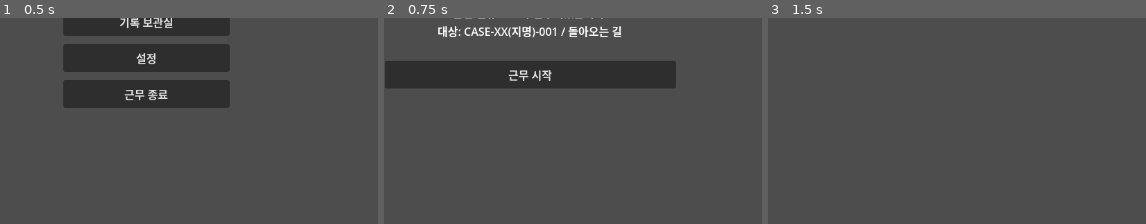
Above: before the commit, frames 1-3 (left to right).
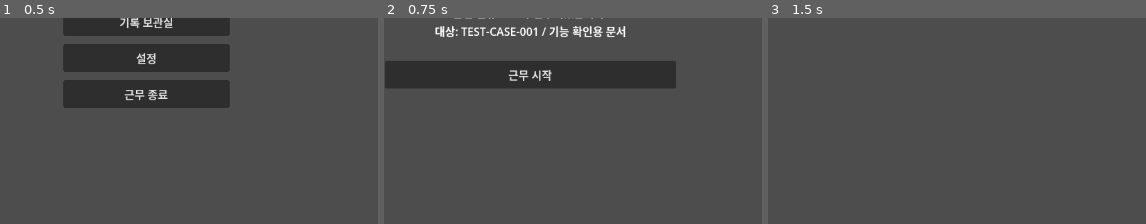
Above: after the commit, the same moments.

Repository: maze4670/AnomalyManagementBranch
Game: Godot game, scene res://scenes/main_menu/MainMenu.tscn
The game is run twice, just before and just after one commit, with the same random seed, the same clock (stepped at 60 frames per second) and the same inputs. The project has no main scene, so this scene is started directly.
Inputs:
- Up to frame 1 (0.5 s): no input
- Up to frame 2 (0.75 s): click "근무 시작" at 0.5 s
- Up to frame 3 (1.5 s): click "근무 시작" at 1.25 s
The pictures show only the part of the screen within x 31-81%, y 49-99%; the shares and areas given below are measured in that part.

Frame 1 is identical in both runs. In frame 2, 1.7% of the frame differs, in the area x 13-65%, y 3-10%; in frame 3, nothing differs.

Commit message:
Make briefing reflect active reports

Diff:
--- a/data/reports/case_001_reports.json
+++ b/data/reports/case_001_reports.json
@@ -1,16 +1,16 @@
 {
   "case_id": "case_001",
-  "start_node_id": "test_report_node_001",
+  "start_node_id": "report_001",
   "nodes": [
     {
-      "node_id": "test_report_node_001",
+      "node_id": "report_001",
       "report_day_label": "테스트 보고",
       "report_text": "기능 확인용 보고서 더미 문장입니다. 최종 콘텐츠가 아닙니다.",
       "choices": [
         {
           "choice_id": "test_choice_a",
           "choice_text": "기능 확인용 선택지 A",
-          "next_node_id": "",
+          "next_node_id": "report_002",
           "state_delta": {
             "test_value": 0
           },
@@ -22,6 +22,37 @@
         {
           "choice_id": "test_choice_b",
           "choice_text": "기능 확인용 선택지 B",
+          "next_node_id": "report_002",
+          "state_delta": {
+            "test_value": 0
+          },
+          "delay_range": {
+            "min": 0,
+            "max": 0
+          }
+        }
+      ]
+    },
+    {
+      "node_id": "report_002",
+      "report_day_label": "기능 확인용 후속 보고",
+      "report_text": "후속 보고 예약 구조를 확인하기 위한 더미 보고 문장입니다. 최종 콘텐츠가 아닙니다.",
+      "choices": [
+        {
+          "choice_id": "test_choice_followup_a",
+          "choice_text": "기능 확인용 후속 선택지 A",
+          "next_node_id": "",
+          "state_delta": {
+            "test_value": 0
+          },
+          "delay_range": {
+            "min": 0,
+            "max": 0
+          }
+        },
+        {
+          "choice_id": "test_choice_followup_b",
+          "choice_text": "기능 확인용 후속 선택지 B",
           "next_node_id": "",
           "state_delta": {
             "test_value": 0
--- a/scenes/briefing/BriefingScreen.tscn
+++ b/scenes/briefing/BriefingScreen.tscn
@@ -32,8 +32,7 @@
 [node name="BodyLabel" type="Label" parent="CenterContainer/BriefingContainer"]
 custom_minimum_size = Vector2(420, 80)
 layout_mode = 2
-text = "금일 신규 보고가 접수되었습니다.
-대상: CASE-XX(지명)-001 / 돌아오는 길"
+text = "금일 신규 보고는 없습니다."
 horizontal_alignment = 1
 vertical_alignment = 1
 
--- a/scripts/autoload/game_state.gd
+++ b/scripts/autoload/game_state.gd
@@ -6,6 +6,9 @@
 var max_actions_per_day: int = 3
 var remaining_actions: int = 3
 var completed_reports: Dictionary = {}
+var active_reports: Array = [{"case_id": "case_001", "node_id": "report_001"}]
+var scheduled_reports: Array = []
+var pending_completed_choices: Array = []
 
 
 func reset_for_new_run() -> void:
@@ -13,6 +16,9 @@
 	max_actions_per_day = 3
 	remaining_actions = max_actions_per_day
 	completed_reports = {}
+	active_reports = [{"case_id": "case_001", "node_id": "report_001"}]
+	scheduled_reports = []
+	pending_completed_choices = []
 
 
 func reset_actions_for_new_day() -> void:
@@ -49,3 +55,69 @@
 
 func get_completed_report_choice(case_id: String, node_id: String) -> String:
 	return str(completed_reports.get(make_report_key(case_id, node_id), ""))
+
+
+func record_completed_choice_for_end_day(case_id: String, node_id: String, choice_id: String, next_node_id: String) -> void:
+	pending_completed_choices.append({
+		"case_id": case_id,
+		"node_id": node_id,
+		"choice_id": choice_id,
+		"next_node_id": next_node_id
+	})
+
+
+func is_report_active(case_id: String, node_id: String) -> bool:
+	for report in active_reports:
+		if typeof(report) == TYPE_DICTIONARY:
+			var report_data: Dictionary = report as Dictionary
+			if str(report_data.get("case_id", "")) == case_id and str(report_data.get("node_id", "")) == node_id:
+				return true
+
+	return false
+
+
+func remove_active_report(case_id: String, node_id: String) -> void:
+	var remaining_reports: Array = []
+	for report in active_reports:
+		if typeof(report) == TYPE_DICTIONARY:
+			var report_data: Dictionary = report as Dictionary
+			if str(report_data.get("case_id", "")) == case_id and str(report_data.get("node_id", "")) == node_id:
+				continue
+		remaining_reports.append(report)
+
+	active_reports = remaining_reports
+
+
+func schedule_report(case_id: String, node_id: String, days_remaining: int) -> void:
+	if node_id.is_empty():
+		return
+
+	scheduled_reports.append({
+		"case_id": case_id,
+		"node_id": node_id,
+		"days_remaining": days_remaining
+	})
+
+
+func tick_scheduled_reports() -> void:
+	var remaining_scheduled_reports: Array = []
+	for report in scheduled_reports:
+		if typeof(report) != TYPE_DICTIONARY:
+			continue
+
+		var report_data: Dictionary = report as Dictionary
+		var case_id: String = str(report_data.get("case_id", ""))
+		var node_id: String = str(report_data.get("node_id", ""))
+		var days_remaining: int = int(report_data.get("days_remaining", 0)) - 1
+
+		if days_remaining <= 0:
+			if not is_report_active(case_id, node_id):
+				active_reports.append({
+					"case_id": case_id,
+					"node_id": node_id
+				})
+		else:
+			report_data["days_remaining"] = days_remaining
+			remaining_scheduled_reports.append(report_data)
+
+	scheduled_reports = remaining_scheduled_reports
--- a/scripts/game/day_loop/day_manager.gd
+++ b/scripts/game/day_loop/day_manager.gd
@@ -5,9 +5,28 @@
 
 
 func end_day_minimal(scene_tree: SceneTree) -> void:
+	_process_pending_completed_choices()
+	GameState.tick_scheduled_reports()
 	GameState.advance_day()
 	GameState.reset_actions_for_new_day()
 	var save_manager: Variant = SAVE_MANAGER_SCRIPT.new()
 	save_manager.save_current_run()
 	save_manager.free()
 	scene_tree.change_scene_to_file(BRIEFING_SCENE_PATH)
+
+
+func _process_pending_completed_choices() -> void:
+	for completed_choice in GameState.pending_completed_choices:
+		if typeof(completed_choice) != TYPE_DICTIONARY:
+			continue
+
+		var completed_choice_data: Dictionary = completed_choice as Dictionary
+		var case_id: String = str(completed_choice_data.get("case_id", ""))
+		var node_id: String = str(completed_choice_data.get("node_id", ""))
+		var next_node_id: String = str(completed_choice_data.get("next_node_id", ""))
+
+		GameState.remove_active_report(case_id, node_id)
+		if not next_node_id.is_empty():
+			GameState.schedule_report(case_id, next_node_id, 1)
+
+	GameState.pending_completed_choices = []
--- a/scripts/save/save_manager.gd
+++ b/scripts/save/save_manager.gd
@@ -9,7 +9,10 @@
 		"current_day": GameState.current_day,
 		"remaining_actions": GameState.remaining_actions,
 		"max_actions_per_day": GameState.max_actions_per_day,
-		"completed_reports": GameState.completed_reports
+		"completed_reports": GameState.completed_reports,
+		"active_reports": GameState.active_reports,
+		"scheduled_reports": GameState.scheduled_reports,
+		"pending_completed_choices": GameState.pending_completed_choices
 	}
 	var json_text: String = JSON.stringify(save_data)
 	var file: FileAccess = FileAccess.open(CURRENT_RUN_SAVE_PATH, FileAccess.WRITE)
@@ -64,4 +67,19 @@
 		GameState.completed_reports = completed_reports as Dictionary
 	else:
 		GameState.completed_reports = {}
+	var active_reports: Variant = save_data.get("active_reports", [{"case_id": "case_001", "node_id": "report_001"}])
+	if typeof(active_reports) == TYPE_ARRAY:
+		GameState.active_reports = active_reports as Array
+	else:
+		GameState.active_reports = [{"case_id": "case_001", "node_id": "report_001"}]
+	var scheduled_reports: Variant = save_data.get("scheduled_reports", [])
+	if typeof(scheduled_reports) == TYPE_ARRAY:
+		GameState.scheduled_reports = scheduled_reports as Array
+	else:
+		GameState.scheduled_reports = []
+	var pending_completed_choices: Variant = save_data.get("pending_completed_choices", [])
+	if typeof(pending_completed_choices) == TYPE_ARRAY:
+		GameState.pending_completed_choices = pending_completed_choices as Array
+	else:
+		GameState.pending_completed_choices = []
 	return true
--- a/scripts/ui/briefing/briefing_screen.gd
+++ b/scripts/ui/briefing/briefing_screen.gd
@@ -1,7 +1,46 @@
 extends Control
 
 const WORK_SCENE_PATH := "res://scenes/work/WorkScreen.tscn"
+const DATA_MANAGER_SCRIPT := preload("res://scripts/data/data_manager.gd")
+
+@onready var body_label: Label = $CenterContainer/BriefingContainer/BodyLabel
+
+
+func _ready() -> void:
+	body_label.text = _build_briefing_text()
 
 
 func _on_start_work_button_pressed() -> void:
 	get_tree().change_scene_to_file(WORK_SCENE_PATH)
+
+
+func _build_briefing_text() -> String:
+	if GameState.active_reports.is_empty():
+		return "금일 신규 보고는 없습니다."
+
+	var data_manager: Variant = DATA_MANAGER_SCRIPT.new()
+	var target_lines := PackedStringArray()
+
+	for active_report in GameState.active_reports:
+		if typeof(active_report) != TYPE_DICTIONARY:
+			continue
+
+		var active_report_data: Dictionary = active_report as Dictionary
+		var case_id: String = str(active_report_data.get("case_id", ""))
+		if case_id.is_empty():
+			continue
+
+		var case_document: Dictionary = data_manager.load_case_document(case_id)
+		var display_id: String = str(case_document.get("display_id", ""))
+		var alias: String = str(case_document.get("alias", ""))
+		if display_id.is_empty() or alias.is_empty():
+			continue
+
+		target_lines.append("대상: %s / %s" % [display_id, alias])
+
+	data_manager.free()
+
+	if target_lines.is_empty():
+		return "금일 신규 보고는 없습니다."
+
+	return "금일 신규 보고가 접수되었습니다.\n%s" % "\n".join(target_lines)
--- a/scripts/ui/work/report_tab.gd
+++ b/scripts/ui/work/report_tab.gd
@@ -17,6 +17,7 @@
 var ui_messages: Dictionary = {}
 var current_choices: Array = []
 var current_node_id: String = ""
+var current_report_node: Dictionary = {}
 var selected_choice_index: int = -1
 var report_completed: bool = false
 
@@ -35,6 +36,14 @@
 	var display_id := str(case_document.get("display_id", ""))
 	var alias := str(case_document.get("alias", ""))
 
+	current_report_node = _get_first_active_report_node()
+	if current_report_node.is_empty():
+		report_button.text = "현재 도착한 보고가 없습니다."
+		report_button.disabled = true
+		detail_text.text = "현재 도착한 보고가 없습니다."
+		_set_report_controls_visible(false)
+		return
+
 	if display_id.is_empty() or alias.is_empty():
 		report_button.text = "표시할 보고서가 없습니다."
 		report_button.disabled = true
@@ -45,12 +54,11 @@
 
 
 func _on_report_button_pressed() -> void:
-	var nodes: Array = case_reports.get("nodes", []) as Array
-	if nodes.is_empty() or typeof(nodes[0]) != TYPE_DICTIONARY:
+	if current_report_node.is_empty():
 		detail_text.text = "보고서 상세를 표시할 수 없습니다."
 		return
 
-	var report_node: Dictionary = nodes[0] as Dictionary
+	var report_node: Dictionary = current_report_node
 	current_node_id = str(report_node.get("node_id", ""))
 	var detail_lines := PackedStringArray([
 		str(case_document.get("display_id", "")),
@@ -127,7 +135,9 @@
 
 	var selected_choice: Dictionary = current_choices[selected_choice_index] as Dictionary
 	var selected_choice_id := str(selected_choice.get("choice_id", ""))
+	var next_node_id := str(selected_choice.get("next_node_id", ""))
 	GameState.mark_report_completed(CASE_ID, current_node_id, selected_choice_id)
+	GameState.record_completed_choice_for_end_day(CASE_ID, current_node_id, selected_choice_id, next_node_id)
 	report_completed = true
 	status_label.text = str(ui_messages.get(
 		"choice_confirmed",
@@ -168,3 +178,31 @@
 				return index
 
 	return -1
+
+
+func _get_first_active_report_node() -> Dictionary:
+	for active_report in GameState.active_reports:
+		if typeof(active_report) != TYPE_DICTIONARY:
+			continue
+
+		var active_report_data: Dictionary = active_report as Dictionary
+		if str(active_report_data.get("case_id", "")) != CASE_ID:
+			continue
+
+		var node_id: String = str(active_report_data.get("node_id", ""))
+		var report_node: Dictionary = _find_report_node(node_id)
+		if not report_node.is_empty():
+			return report_node
+
+	return {}
+
+
+func _find_report_node(node_id: String) -> Dictionary:
+	var nodes: Array = case_reports.get("nodes", []) as Array
+	for node in nodes:
+		if typeof(node) == TYPE_DICTIONARY:
+			var report_node: Dictionary = node as Dictionary
+			if str(report_node.get("node_id", "")) == node_id:
+				return report_node
+
+	return {}
